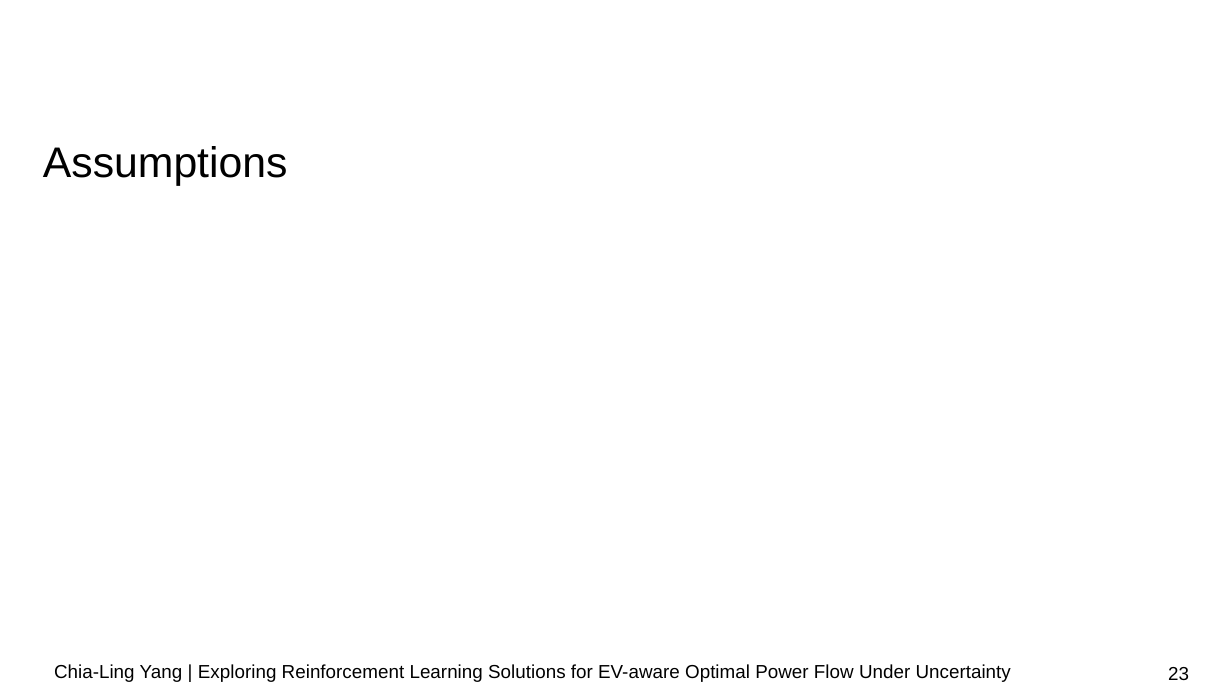
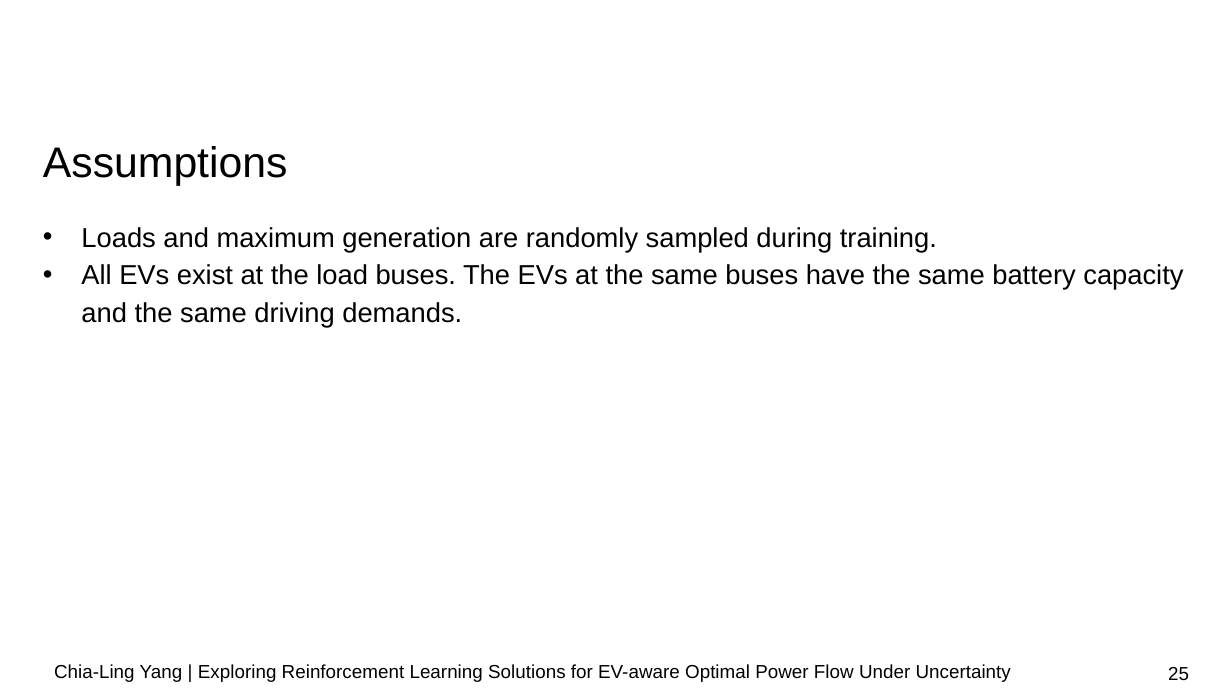
Before and after one commit to chialingyang7718/RL_OPF_EVaware, a slide deck: slide 25 of Mid-term Presentation.pptx (slide 23 before the commit). Drawn at 1232x693 pixels with LibreOffice and Linux fonts; fonts in the diff are those of the drawing; background and template pictures are left out. Boxes give left, top, right and bottom in pixels: in the first picture for what was removed or moved away, otherwise in the second. Text is boxed around its words. In the diff, an @@ line names an element or a change of style, - is before the commit and + after.

```diff
--- a/Mid-term Presentation.pptx
+++ b/Mid-term Presentation.pptx
@@ text added at box(81, 227, 1183, 328), 16 pt, text #000000 @@
+• Loads and maximum generation are randomly sampled during training.
+• All EVs exist at the load buses. The EVs at the same buses have the same battery capacity and the same driving demands.
@@ page number at box(1168, 667, 1189, 681): text changed @@
-23
+25
```
Also in this commit, not shown: 8 other slides changed, 4 slides added, 1 slide removed.
